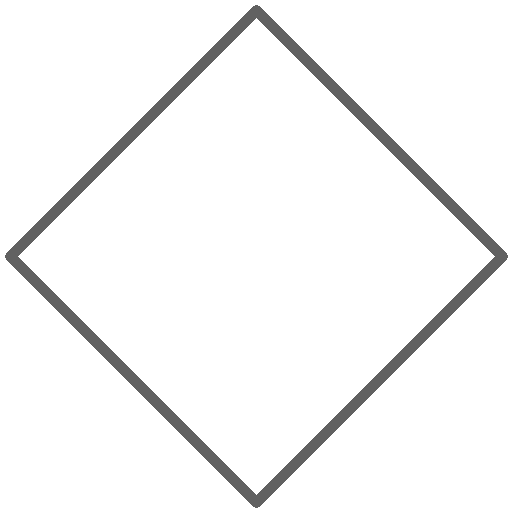
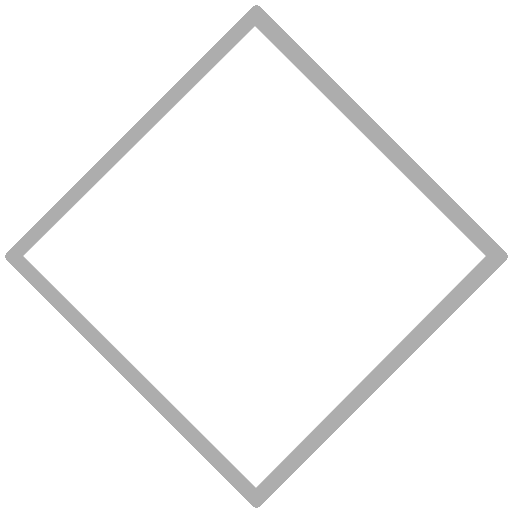
Layer changes from the first (512, 512) image to the second:
painted on "IndigoSymbol.png" over (5, 5, 508, 508)
